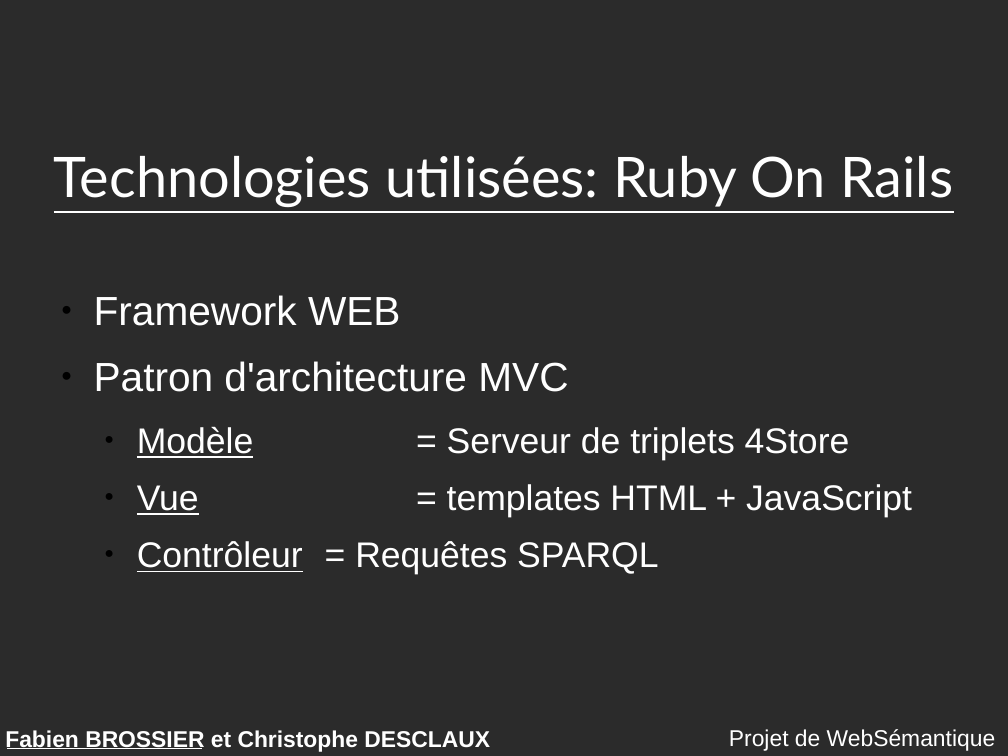
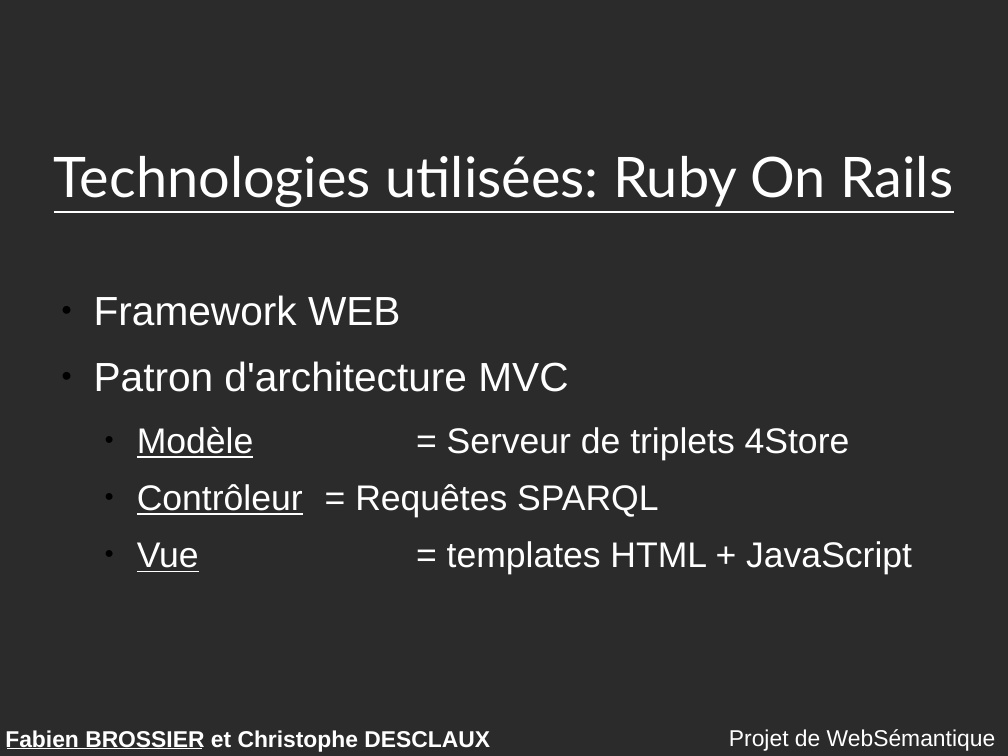
Before and after one commit to descl/TabooGeek, a slide deck: slide 10 of rapport/presentation.odp. Drawn at 1008x756 pixels with LibreOffice and Linux fonts; fonts in the diff are those of the drawing; background and template pictures are left out; a plain dark background stands for a picture behind light text. Boxes give left, top, right and bottom in pixels: in the first picture for what was removed or moved away, otherwise in the second. Text is boxed around its words. In the diff, an @@ line names an element or a change of style, - is before the commit and + after.

```diff
--- a/rapport/presentation.odp
+++ b/rapport/presentation.odp
@@ text at [137,484,658,517]: paragraph added @@
+  ● Contrôleur = Requêtes SPARQL
@@ text at [137,541,658,574]: paragraph removed @@
-  ● Contrôleur = Requêtes SPARQL
```
Also in this commit, not shown: 10 other slides changed, 4 slides added, 3 slides removed.
